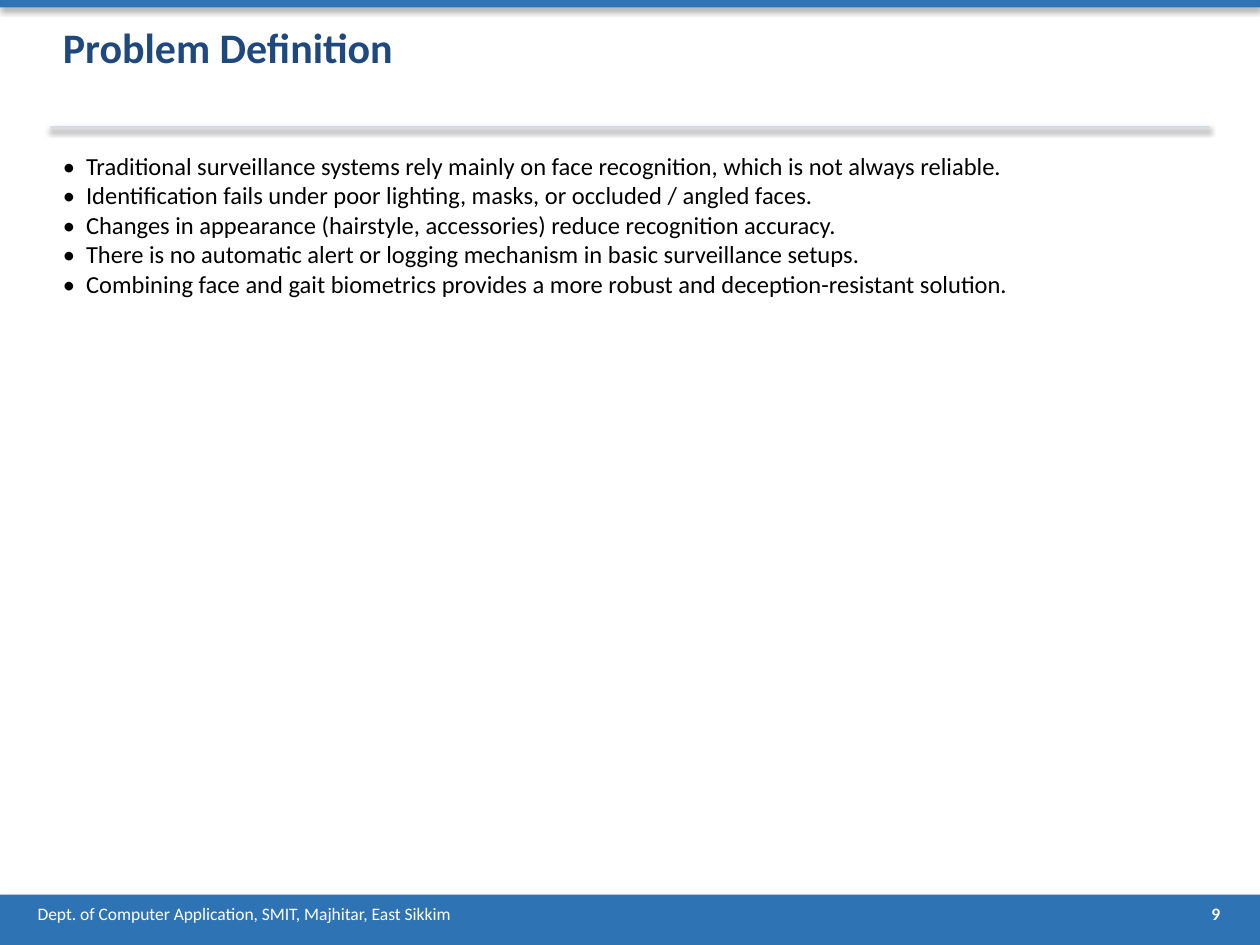
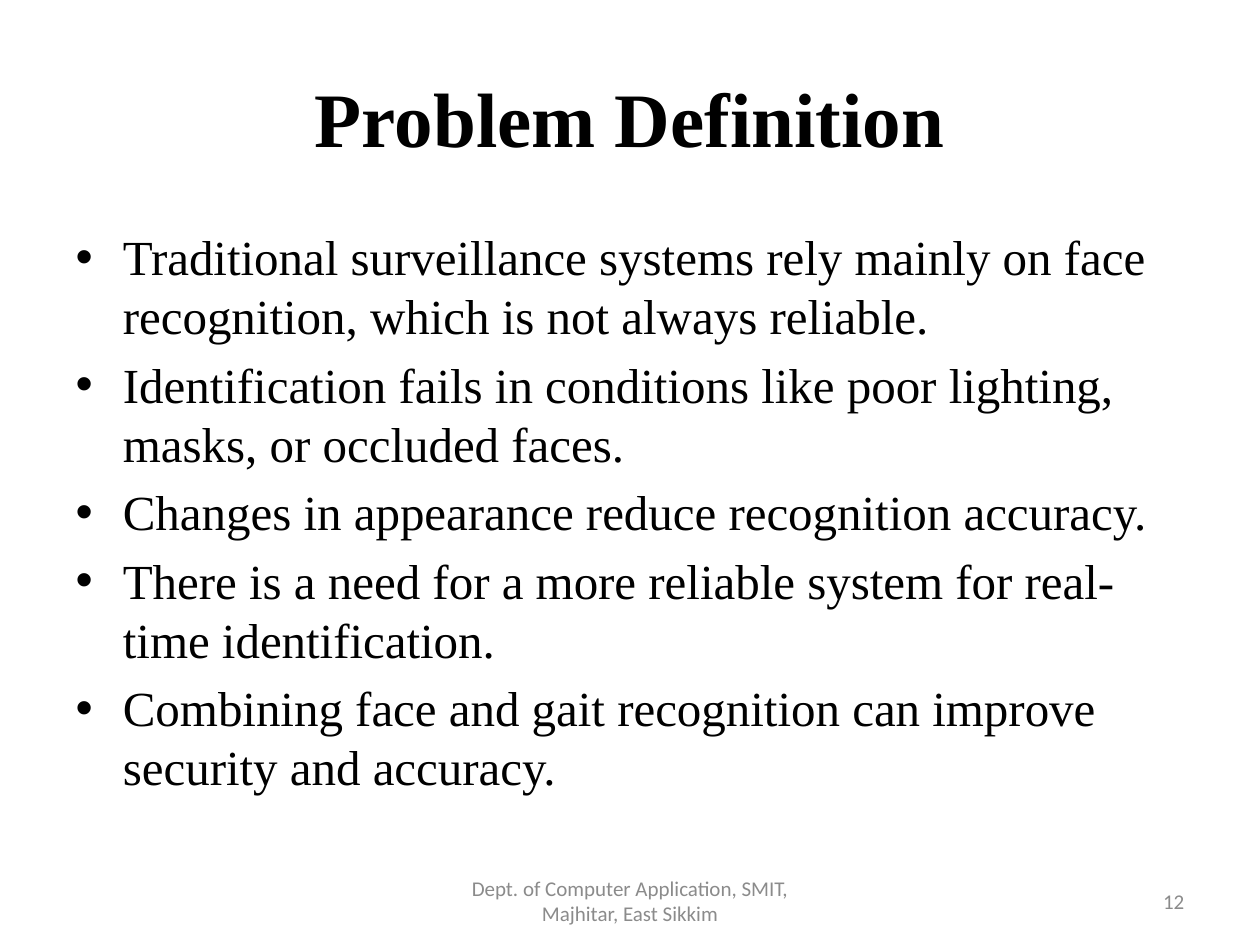
Before and after one commit to prageshdir/FACEE, a slide deck: slide 12 of FACEE_Presentation.pptx (slide 9 before the commit). Drawn at 1260x945 pixels with LibreOffice and Linux fonts; fonts in the diff are those of the drawing. Boxes give left, top, right and bottom in pixels: in the first picture for what was removed or moved away, otherwise in the second. Text is boxed around its words. In the diff, an @@ line names an element or a change of style, - is before the commit and + after.

```diff
--- a/FACEE_Presentation.pptx
+++ b/FACEE_Presentation.pptx
@@ rectangle removed at [0, 0, 1260, 8] @@
@@ title "Problem Definition": place and size @@
-title "Problem Definition" at [63, 33, 393, 64]
+title "Problem Definition" at [315, 92, 944, 148]
@@ title "Problem Definition" at [315, 92, 944, 148]: size 24 to 44 pt, font Calibri to Times New Roman, text colour #1F497D to #000000; alignment left to centre; vertical alignment top to middle @@
@@ rectangle removed at [50, 126, 1210, 129] @@
@@ text at [123, 240, 1147, 795]: text changed; size 14 to 28 pt; font Calibri to Times New Roman @@
-• Traditional surveillance systems rely mainly on face recognition, which is not always reliable.
-• Identification fails under poor lighting, masks, or occluded / angled faces.
-• Changes in appearance (hairstyle, accessories) reduce recognition accuracy.
-• There is no automatic alert or logging mechanism in basic surveillance setups.
-• Combining face and gait biometrics provides a more robust and deception-resistant solution.
+• Traditional surveillance systems rely mainly on face recognition, which is not always reliable.
+• Identification fails in conditions like poor lighting, masks, or occluded faces.
+• Changes in appearance reduce recognition accuracy.
+• There is a need for a more reliable system for real-time identification.
+• Combining face and gait recognition can improve security and accuracy.
@@ rectangle removed at [0, 895, 1260, 945] @@
@@ text "Dept. of Computer Application, SMIT, ...": place and size @@
-text "Dept. of Computer Application, SMIT, ..." at [38, 908, 451, 923]
+text "Dept. of Computer Application, SMIT, ..." at [472, 881, 788, 925]
@@ text "Dept. of Computer Application, SMIT, ..." at [472, 881, 788, 925]: size 10 to 12 pt, text colour #FFFFFF to #8C8C8C; alignment left to centre; vertical alignment top to middle @@
@@ page number added at [1163, 895, 1184, 909], 12 pt, text #8C8C8C @@
+12
@@ text removed at [1211, 908, 1220, 920] @@
-9
```
Also in this commit, not shown: 12 other slides changed, 15 slides added, 11 slides removed, 1 other file.
